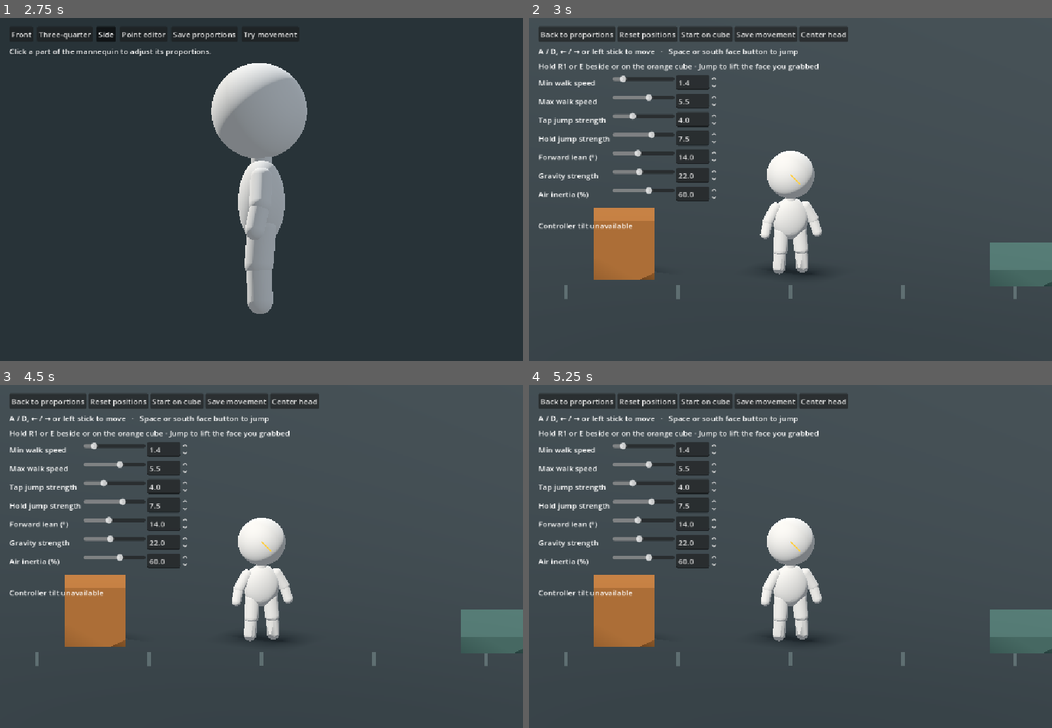
Above: before the commit, frames 1-4 (two rows, left to right).
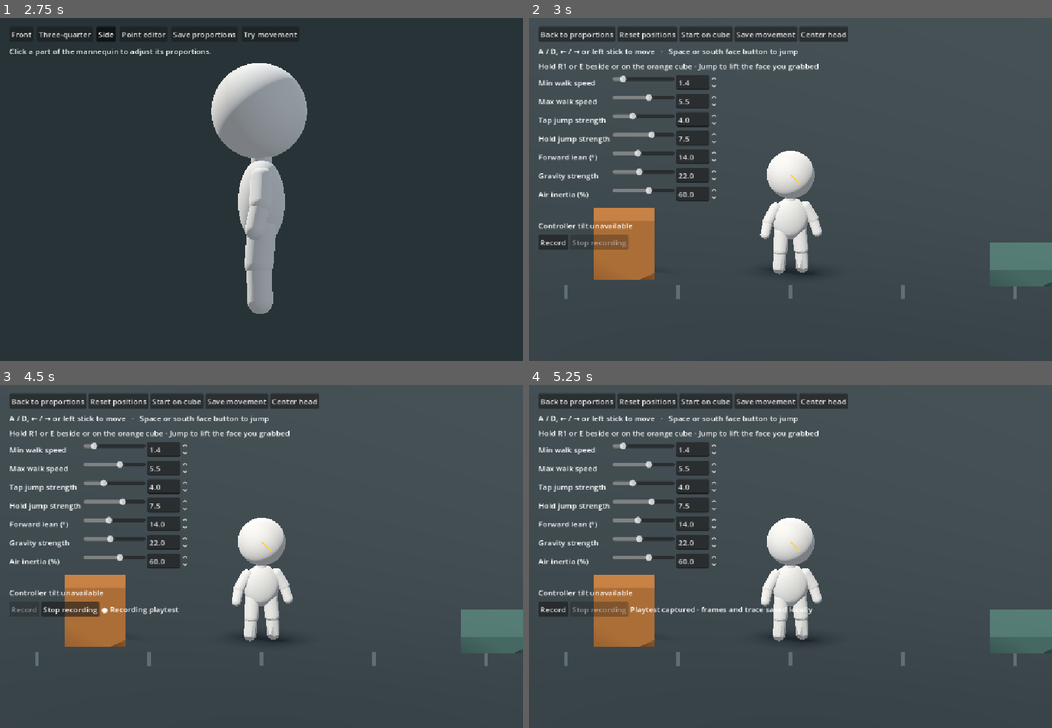
Above: after the commit, the same moments.

Repository: mdlvr1w/creation-game
Game: Godot game, scene res://game/mannequin_view.tscn
Same seed, same stepped clock (60 frames per second), same inputs: the game is played once before the commit and once after it.
Inputs (mouse positions are in pixels of both pictures, inside the frame that each line leads up to):
- Up to frame 1 (2.75 s): click "Front" at 0.5 s; click "Three-quarter" at 1.25 s; click "Side" at 2 s
- Up to frame 2 (3 s): click "Try movement" at 2.75 s
- Up to frame 3 (4.5 s): click "Center head" at 3.5 s; click (26, 607) at 4.25 s, where only the run after the commit has a clickable "Record"
- Up to frame 4 (5.25 s): click (596, 607) at 5 s, where only the run after the commit has a clickable "Stop recording"

Frame 1 is identical in both runs. In frame 2, 0.6% of the frame differs, in the area x 1-20%, y 63-68%; in frame 3, 0.6%; in frame 4, 0.8%, in the area x 1-55%, y 63-68%.

Commit message:
Capture the latest playtest with synchronized gameplay telemetry

Diff:
--- a/game/grip_dynamics.gd
+++ b/game/grip_dynamics.gd
@@ -16,7 +16,9 @@
 	return -force
 
 
-static func brace_against_support(cube: RigidBody3D, offset: Vector3, drive_speed: float) -> void:
+static func brace_against_support(cube: RigidBody3D, offset: Vector3, drive_speed: float) -> Vector3:
 	# Feet already carry the character on this body. Only active effort drives the shared support.
+	var force := Vector3(drive_speed * cube.mass * 11.0, 0, 0)
 	if not is_zero_approx(drive_speed):
-		cube.apply_force(Vector3(drive_speed * cube.mass * 11.0, 0, 0), offset)
+		cube.apply_force(force, offset)
+	return force
--- a/game/mannequin_controller.gd
+++ b/game/mannequin_controller.gd
@@ -19,6 +19,9 @@
 var grip_height := 0.0
 var grip_horizontal_offset := 0.0
 var grip_from_above := false
+var last_drive_speed := 0.0
+var last_grip_force := Vector3.ZERO
+var last_shared_support := false
 
 var settings := Settings.new()
 var jump_was_held := false
@@ -157,6 +160,9 @@
 			var cube_follow_speed := maxf(0.0, -held_cube.linear_velocity.x * grip_side)
 			var slack := maxf(0.0, GRAB_RANGE - gap)
 			target = -grip_side * minf(absf(target), cube_follow_speed + slack * 12.0)
+	last_drive_speed = target
+	last_grip_force = Vector3.ZERO
+	last_shared_support = false
 	var coasting := is_zero_approx(direction)
 	var rate := braking if coasting else acceleration
 	if not grounded:
@@ -205,14 +211,17 @@
 		return Vector3.ZERO
 	var offset := held_cube.global_basis * grip_anchor
 	if grip_from_above and grounded and support_point(held_cube).is_finite():
-		GripDynamics.brace_against_support(held_cube, offset, target_speed)
+		last_shared_support = true
+		last_grip_force = GripDynamics.brace_against_support(held_cube, offset, target_speed)
 		return Vector3.ZERO
 	var anchor := held_cube.global_position + offset
 	var lean_offset := clampf(sin(motion.lean) * 0.38, -0.09, 0.09)
 	var horizontal_gap := grip_horizontal_offset if grip_from_above else grip_side * (GRAB_GAP + lean_offset)
 	var hold_point := global_position + Vector3(horizontal_gap, grip_height, 0)
 	var driver := Vector3(velocity.x if grip_from_above else lerpf(velocity.x, target_speed, 0.75), velocity.y, 0)
-	return GripDynamics.exchange(held_cube, offset, hold_point - anchor, driver)
+	var reaction := GripDynamics.exchange(held_cube, offset, hold_point - anchor, driver)
+	last_grip_force = -reaction
+	return reaction
 
 
 func push_colliding_cube(target: float, delta: float) -> void:
--- a/game/movement_preview.gd
+++ b/game/movement_preview.gd
@@ -1,5 +1,6 @@
 extends Node3D
 
+const PlaytestRecorder := preload("res://game/playtest_recorder.gd")
 const Mannequin := preload("res://game/mannequin.gd")
 const GrabCube := preload("res://game/grabbable_cube.gd")
 const HeadLook := preload("res://game/controller_head_look.gd")
@@ -30,6 +31,10 @@
 var head_look := HeadLook.new()
 var motion_status := Label.new()
 var tuning_status := Label.new()
+var recorder := PlaytestRecorder.new()
+var capture_status := Label.new()
+var record_button: Button
+var stop_record_button: Button
 
 
 func _ready() -> void:
@@ -46,6 +51,7 @@
 	add_child(cube)
 	add_child(player)
 	add_child(head_look)
+	add_child(recorder)
 	player.reset()
 	if FileAccess.file_exists(Settings.LOCAL_FILE) and not player.settings.load_from():
 		tuning_status.text = "Could not load saved movement settings."
@@ -110,11 +116,13 @@
 	var direction := float(right) - float(left)
 	var jump_held := use_keyboard and Input.is_physical_key_pressed(KEY_SPACE)
 	var analog := 0.0
+	var raw_stick := 0.0
 	var grab_held := use_keyboard and Input.is_physical_key_pressed(KEY_E)
 	for device in Input.get_connected_joypads():
-		var stick := Controller.stick_intent(Input.get_joy_axis(device, JOY_AXIS_LEFT_X))
-		if absf(stick) > absf(analog):
-			analog = stick
+		var axis := Input.get_joy_axis(device, JOY_AXIS_LEFT_X)
+		if absf(axis) > absf(raw_stick):
+			raw_stick = axis
+		analog = Controller.stick_intent(raw_stick)
 		jump_held = jump_held or Input.is_joy_button_pressed(device, JOY_BUTTON_A)
 		grab_held = grab_held or Input.is_joy_button_pressed(device, JOY_BUTTON_RIGHT_SHOULDER)
 	if not left and not right:
@@ -122,12 +130,15 @@
 	player.motion.head_look_target = head_look.sample()
 	player.update_grip(cube, grab_held)
 	player.step(delta, direction, jump_held, jump_pressed)
+	if recorder.recording:
+		record_physics(delta, direction, raw_stick, jump_held, grab_held)
 	jump_pressed = false
 	if absf(player.position.x) > 82.0 or player.position.y < -6.0 or cube.position.y < -6.0:
 		reset_sandbox()
 
 
 func reset_sandbox() -> void:
+	recorder.log_event("reset_positions", {})
 	player.reset()
 	cube.reset()
 
@@ -136,6 +147,7 @@
 	reset_sandbox()
 	player.position = cube.position + Vector3.UP * (GrabCube.HALF_SIZE + 0.03)
 	player.reset_physics_interpolation()
+	recorder.log_event("start_on_cube", {})
 
 
 func typing_number() -> bool:
@@ -216,15 +228,78 @@
 		add_adjustment(panel, key)
 	panel.add_child(tuning_status)
 	panel.add_child(motion_status)
-
-
-func add_button(row: HBoxContainer, caption: String, action: Callable) -> void:
+	var capture_buttons := HBoxContainer.new()
+	panel.add_child(capture_buttons)
+	record_button = add_button(capture_buttons, "Record", start_recording)
+	stop_record_button = add_button(capture_buttons, "Stop recording", recorder.stop)
+	stop_record_button.disabled = true
+	capture_buttons.add_child(capture_status)
+	recorder.status_changed.connect(update_recording_status)
+
+
+func start_recording() -> void:
+	var build_revision := "source checkout"
+	if FileAccess.file_exists("res://game/build_revision.txt"):
+		build_revision = FileAccess.get_file_as_string("res://game/build_revision.txt").strip_edges()
+	recorder.start({
+		"schema": 1,
+		"build": build_revision,
+		"engine": Engine.get_version_info().string,
+		"physics_hz": Engine.physics_ticks_per_second,
+		"movement": player.settings.values,
+		"proportions": JSON.parse_string(proportions),
+		"cube_mass": cube.mass,
+	})
+
+
+func update_recording_status(message: String) -> void:
+	record_button.disabled = recorder.recording or recorder.writer != null
+	stop_record_button.disabled = not recorder.recording
+	capture_status.text = message
+
+
+func record_physics(delta: float, direction: float, raw_stick: float, jump_held: bool, grab_held: bool) -> void:
+	var motion := player.motion
+	var head: MeshInstance3D = motion.model.head
+	recorder.log_event("physics", {
+		"dt": delta,
+		"input": {
+			"move": direction, "stick_x": raw_stick, "jump": jump_held,
+			"jump_pressed": jump_pressed, "grab": grab_held, "tilt": vector_values(motion.head_look_target),
+		},
+		"player": {
+			"position": vector_values(player.global_position), "velocity": vector_values(player.velocity),
+			"world_velocity": vector_values(player.get_real_velocity()), "drive_speed": player.last_drive_speed,
+			"grounded": player.is_on_floor(), "floor_normal": vector_values(player.get_floor_normal()),
+			"support_velocity": vector_values(player.get_platform_velocity()),
+			"body_yaw": motion.rotation.y, "head_forward": vector_values(head.global_basis.z.normalized()),
+			"reach_lowering": motion.reach_lowering, "reach_pitch": motion.reach_pitch,
+		},
+		"cube": {
+			"position": vector_values(cube.global_position), "velocity": vector_values(cube.linear_velocity),
+			"rotation_z": cube.rotation.z, "angular_velocity_z": cube.angular_velocity.z,
+		},
+		"grip": {
+			"held": player.held_cube != null, "from_above": player.grip_from_above,
+			"shared_support": player.last_shared_support, "force_on_cube": vector_values(player.last_grip_force),
+			"anchor_local": vector_values(player.grip_anchor) if player.held_cube != null else null,
+			"anchor_world": vector_values(cube.to_global(player.grip_anchor)) if player.held_cube != null else null,
+		},
+	})
+
+
+func vector_values(value: Vector3) -> Array[float]:
+	return [value.x, value.y, value.z]
+
+
+func add_button(row: HBoxContainer, caption: String, action: Callable) -> Button:
 	var button := Button.new()
 	button.text = caption
 	button.focus_mode = Control.FOCUS_NONE
 	button.custom_minimum_size.y = 32
 	button.pressed.connect(action)
 	row.add_child(button)
+	return button
 
 
 func add_adjustment(panel: VBoxContainer, key: StringName) -> void:
@@ -270,6 +345,7 @@
 		tuning_sliders[setting].set_value_no_signal(current)
 		tuning_fields[setting].set_value_no_signal(current)
 	tuning_status.text = "Unsaved movement settings"
+	recorder.log_event("movement_tuning", {"values": player.settings.values})
 
 
 func save_movement() -> void:
--- /dev/null
+++ b/game/playtest_recorder.gd
@@ -0,0 +1,236 @@
+extends Node
+## Records the rendered viewport and game telemetry on the same monotonic clock.
+
+signal status_changed(message: String)
+
+const DIRECTORY := "user://playtest-capture"
+const FRAME_INTERVAL_USEC := 66667
+const QUEUE_LIMIT := 4
+
+var recording := false
+var directory := ""
+var started_usec := 0
+var next_frame_usec := 0
+var frame_index := 0
+var dropped := 0
+var trace_failed := false
+var trace: FileAccess
+var writer: Thread
+var queue: Array[Dictionary] = []
+var queue_lock := Mutex.new()
+var work_ready := Semaphore.new()
+var stopping := false
+
+
+func _ready() -> void:
+	RenderingServer.frame_post_draw.connect(capture_viewport)
+
+
+func _process(_delta: float) -> void:
+	if writer != null and not writer.is_alive():
+		finish_writer()
+
+
+func _exit_tree() -> void:
+	if recording:
+		stop()
+	if writer != null:
+		finish_writer()
+
+
+func start(context: Dictionary, path: String = DIRECTORY) -> bool:
+	if recording or writer != null:
+		return false
+	directory = ProjectSettings.globalize_path(path)
+	if DirAccess.make_dir_recursive_absolute(directory) != OK:
+		status_changed.emit("Could not create the capture folder.")
+		return false
+	if not clear_previous():
+		status_changed.emit("Could not replace the previous capture.")
+		return false
+	trace = FileAccess.open(directory.path_join("trace.jsonl"), FileAccess.WRITE)
+	if trace == null:
+		status_changed.emit("Could not open the capture trace.")
+		return false
+
+	started_usec = Time.get_ticks_usec()
+	next_frame_usec = 0
+	frame_index = 0
+	dropped = 0
+	trace_failed = false
+	stopping = false
+	work_ready = Semaphore.new()
+	writer = Thread.new()
+	if writer.start(write_frames.bind(directory)) != OK:
+		writer = null
+		trace = null
+		status_changed.emit("Could not start the capture writer.")
+		return false
+
+	recording = true
+	log_event("start", context)
+	status_changed.emit("● Recording playtest")
+	return true
+
+
+func clear_previous() -> bool:
+	var folder := DirAccess.open(directory)
+	if folder == null:
+		return false
+	for name in folder.get_files():
+		if name in ["trace.jsonl", "frames.jsonl", "frames.ffconcat", "playtest.mp4", "summary.json"] or (
+			name.begins_with("frame_") and name.ends_with(".jpg")
+		):
+			if folder.remove(name) != OK:
+				return false
+	return true
+
+
+func log_event(kind: String, data: Dictionary) -> void:
+	if not recording:
+		return
+	if not trace.store_line(JSON.stringify({
+		"t_usec": Time.get_ticks_usec() - started_usec,
+		"physics_frame": Engine.get_physics_frames(),
+		"kind": kind,
+		"data": data,
+	})):
+		trace_failed = true
+
+
+func capture_viewport() -> void:
+	if not recording or DisplayServer.get_name() == "headless":
+		return
+	var timestamp := Time.get_ticks_usec() - started_usec
+	if timestamp < next_frame_usec:
+		return
+	next_frame_usec += (floori(float(timestamp - next_frame_usec) / FRAME_INTERVAL_USEC) + 1) * FRAME_INTERVAL_USEC
+	queue_lock.lock()
+	var has_room := queue.size() < QUEUE_LIMIT
+	queue_lock.unlock()
+	if not has_room:
+		dropped += 1
+		return
+	var image := get_viewport().get_texture().get_image()
+	if image == null or image.is_empty():
+		dropped += 1
+		return
+	queue_lock.lock()
+	queue.append({
+		"image": image, "t_usec": timestamp, "index": frame_index,
+		"physics_frame": Engine.get_physics_frames(),
+	})
+	queue_lock.unlock()
+	frame_index += 1
+	work_ready.post()
+
+
+func stop() -> void:
+	if not recording:
+		return
+	log_event("stop", {"queued_frames": frame_index, "dropped_frames": dropped})
+	recording = false
+	trace.close()
+	trace = null
+	queue_lock.lock()
+	stopping = true
+	queue_lock.unlock()
+	work_ready.post()
+	status_changed.emit("Saving playtest capture…")
+
+
+func finish_writer() -> void:
+	var result: Dictionary = writer.wait_to_finish()
+	writer = null
+	var frames: int = result.frames
+	var summary := FileAccess.open(directory.path_join("summary.json"), FileAccess.WRITE)
+	if summary != null:
+		summary.store_string(JSON.stringify({
+			"frames": frames, "dropped_frames": dropped + frame_index - frames,
+			"video": result.video, "write_error": result.write_error or trace_failed,
+		}, "\t"))
+	if result.write_error or trace_failed:
+		status_changed.emit("Capture saved with missing data.")
+	elif result.video:
+		status_changed.emit("Playtest captured · video and trace saved locally")
+	elif frames > 0:
+		status_changed.emit("Playtest captured · frames and trace saved locally")
+	else:
+		status_changed.emit("Playtest trace saved · no gameplay frames captured")
+
+
+func write_frames(path: String) -> Dictionary:
+	var index := FileAccess.open(path.path_join("frames.jsonl"), FileAccess.WRITE)
+	var captured: Array[Dictionary] = []
+	var write_error := index == null
+	while true:
+		work_ready.wait()
+		queue_lock.lock()
+		var frame: Dictionary = queue.pop_front() if not queue.is_empty() else {}
+		var done := frame.is_empty() and stopping
+		queue_lock.unlock()
+		if done:
+			break
+		if frame.is_empty() or index == null:
+			continue
+
+		var image: Image = frame.image
+		if image.get_width() > 960:
+			var height := roundi(float(image.get_height()) * 960.0 / image.get_width())
+			image.resize(960, height, Image.INTERPOLATE_BILINEAR)
+		var name := "frame_%06d.jpg" % frame.index
+		if image.save_jpg(path.path_join(name), 0.82) != OK:
+			write_error = true
+			continue
+		frame.erase("image")
+		frame["file"] = name
+		index.store_line(JSON.stringify(frame))
+		captured.append(frame)
+	if index != null:
+		index.close()
+	var has_video := encode_video(path, captured)
+	return {"frames": captured.size(), "video": has_video, "write_error": write_error}
+
+
+func encode_video(path: String, captured: Array[Dictionary]) -> bool:
+	var ffmpeg := find_ffmpeg()
+	if captured.size() < 2 or ffmpeg.is_empty():
+		return false
+	var manifest_path := path.path_join("frames.ffconcat")
+	var manifest := FileAccess.open(manifest_path, FileAccess.WRITE)
+	if manifest == null:
+		return false
+	manifest.store_line("ffconcat version 1.0")
+	for index in captured.size():
+		var frame := captured[index]
+		var length := FRAME_INTERVAL_USEC
+		if index + 1 < captured.size():
+			length = int(captured[index + 1].t_usec) - int(frame.t_usec)
+		manifest.store_line("file " + frame.file)
+		manifest.store_line("duration %.6f" % (float(length) / 1000000.0))
+	manifest.store_line("file " + captured.back().file)
+	manifest.close()
+
+	var output := path.path_join("playtest.mp4")
+	var messages: Array = []
+	var status := OS.execute(ffmpeg, [
+		"-nostdin", "-v", "error", "-y", "-f", "concat", "-safe", "1", "-i", manifest_path,
+		"-vf", "scale=trunc(iw/2)*2:trunc(ih/2)*2,format=yuv420p",
+		"-fps_mode", "vfr", "-c:v", "libx264", "-preset", "veryfast", output,
+	], messages, true)
+	if status != 0:
+		if FileAccess.file_exists(output):
+			DirAccess.remove_absolute(output)
+		return false
+	return true
+
+
+func find_ffmpeg() -> String:
+	var windows := OS.get_name() == "Windows"
+	var binary := "ffmpeg.exe" if windows else "ffmpeg"
+	var separator := ";" if windows else ":"
+	for folder in OS.get_environment("PATH").split(separator, false):
+		var path := folder.strip_edges().trim_prefix('"').trim_suffix('"').path_join(binary)
+		if FileAccess.file_exists(path):
+			return path
+	return ""
--- /dev/null
+++ b/tests/recording_test.gd
@@ -0,0 +1,74 @@
+extends SceneTree
+
+const Preview := preload("res://game/movement_preview.tscn")
+
+var failures := 0
+
+
+func _initialize() -> void:
+	run.call_deferred()
+
+
+func run() -> void:
+	var preview = Preview.instantiate()
+	root.add_child(preview)
+	var recorder = preview.recorder
+	var path := "user://capture-test-%s" % OS.get_process_id()
+	var folder := ProjectSettings.globalize_path(path)
+	var has_display := DisplayServer.get_name() != "headless"
+
+	check(recorder.start({"test": "first"}, path), "start the first recording")
+	await create_timer(0.55).timeout
+	check(preview.record_button.disabled and not preview.stop_record_button.disabled, "recording controls reflect active capture")
+	recorder.stop()
+	await wait_for_writer(recorder)
+	var trace := FileAccess.get_file_as_string(folder.path_join("trace.jsonl"))
+	check(trace.contains('"first"') and trace.contains('"kind":"physics"') and trace.contains('"kind":"stop"'),
+		"the first trace contains start, physics, and stop")
+	if has_display:
+		check_frame_index(folder)
+
+	check(recorder.start({"test": "replacement"}, path), "start a replacement recording")
+	await create_timer(0.24).timeout
+	recorder.stop()
+	await wait_for_writer(recorder)
+	trace = FileAccess.get_file_as_string(folder.path_join("trace.jsonl"))
+	check(trace.contains('"replacement"') and not trace.contains('"first"'), "the previous trace is replaced")
+	if has_display:
+		check_frame_index(folder)
+	check(not preview.record_button.disabled and preview.stop_record_button.disabled, "recording controls reset")
+	var capture_folder := DirAccess.open(folder)
+	for filename in capture_folder.get_files():
+		capture_folder.remove(filename)
+	DirAccess.remove_absolute(folder)
+	if failures == 0:
+		print("Recording checks passed.")
+	quit(int(failures > 0))
+
+
+func wait_for_writer(recorder) -> void:
+	while recorder.writer != null:
+		await process_frame
+
+
+func check_frame_index(folder: String) -> void:
+	var rows := FileAccess.get_file_as_string(folder.path_join("frames.jsonl")).split("\n", false)
+	check(rows.size() >= 2, "the graphical preview writes gameplay frames")
+	var previous := -1
+	for row in rows:
+		var frame: Dictionary = JSON.parse_string(row)
+		check(frame.t_usec > previous and frame.has("physics_frame"), "frames share the trace clock")
+		check(FileAccess.file_exists(folder.path_join(frame.file)), "indexed frame exists")
+		previous = int(frame.t_usec)
+	var files := DirAccess.get_files_at(folder)
+	var image_count := 0
+	for filename in files:
+		if filename.begins_with("frame_") and filename.ends_with(".jpg"):
+			image_count += 1
+	check(image_count == rows.size(), "older frames do not survive a new capture")
+
+
+func check(condition: bool, description: String) -> void:
+	if not condition:
+		failures += 1
+		push_error(description)
Not shown, changed: export_presets.cfg
Not shown, changed: DESIGN-JOURNAL.md
Not shown, changed: scripts/build.sh
